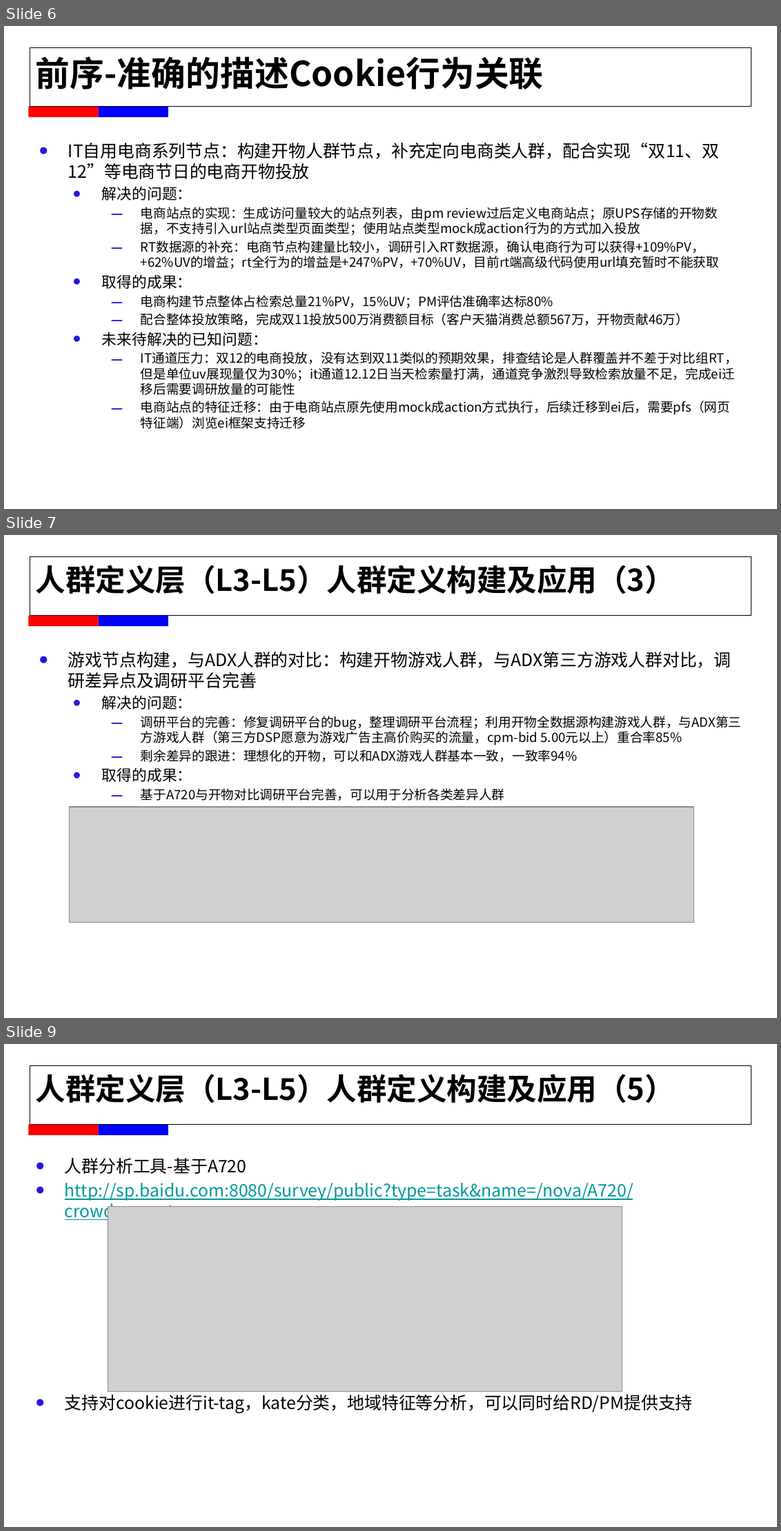
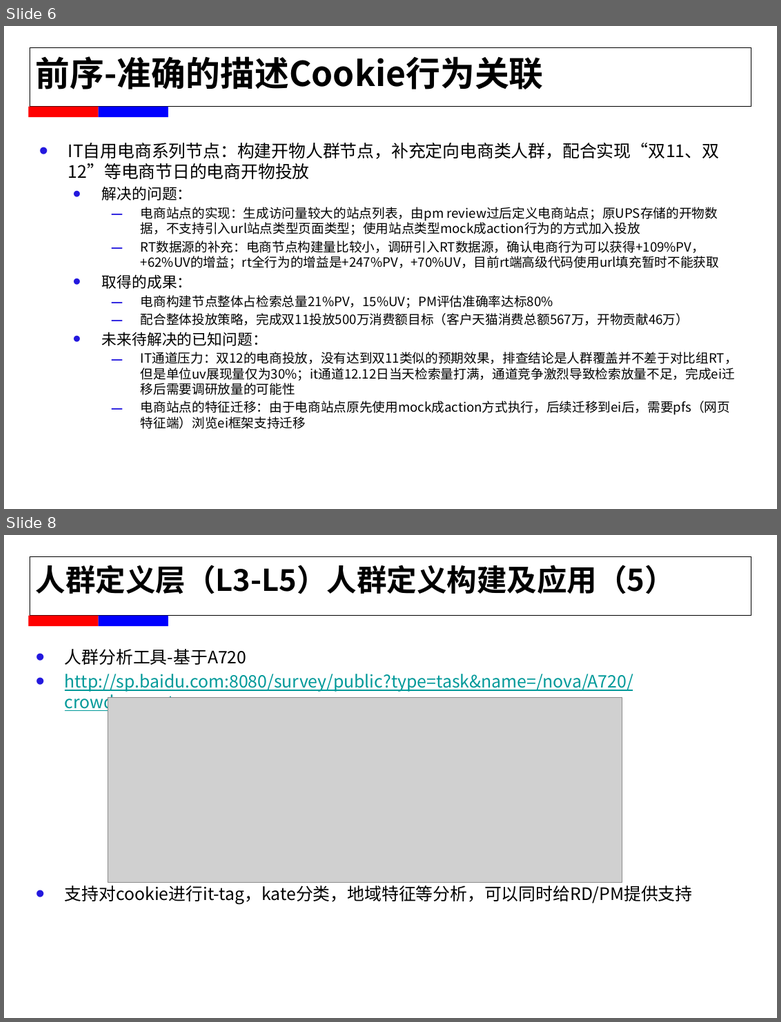
Before and after one commit to alexxyjiang/baidu-tech-report, a slide deck: For T5/蒋学渊_2015年春工作述职.pptx. Shown one above the other, each under a label of ours: slides 6, 7 and 9 before the commit, slides 6 and 8 after it; the slides between them are not shown. The pictures are 781x1531 and 781x1022 pixels, drawn with LibreOffice and Linux fonts; fonts in the diff are those of the drawing; grey boxes stand for pictures; background and template pictures are left out. Boxes give left, top, right and bottom in pixels: in the first picture for what was removed or moved away, otherwise in the second. Text is boxed around its words. In the diff, an @@ line names an element or a change of style, - is before the commit and + after.

```diff
--- a/For T5/蒋学渊_2015年春工作述职.pptx
+++ b/For T5/蒋学渊_2015年春工作述职.pptx
@@ slide 7 removed at <box>4,535,777,1018</box>, background #FFFFFF; not listed: 4 template elements that a slide beside it also shows @@
@@ text removed at <box>36,565,675,594</box> @@
-人群定义层（L3-L5）人群定义构建及应用（3）
@@ text removed at <box>68,652,742,801</box> @@
-• 游戏节点构建，与ADX人群的对比：构建开物游戏人群，与ADX第三方游戏人群对比，调研差异点及调研平台完善
-    • 解决的问题：
-      – 调研平台的完善：修复调研平台的bug，整理调研平台流程；利用开物全数据源构建游戏人群，与ADX第三方游戏人群（第三方DSP愿意为游戏广告主高价购买的流量，cpm-bid 5.00元以上）重合率85%
-      – 剩余差异的跟进：理想化的开物，可以和ADX游戏人群基本一致，一致率94%
-    • 取得的成果：
-      – 基于A720与开物对比调研平台完善，可以用于分析各类差异人群
@@ picture removed at <box>69,807,693,923</box> @@
@@ what was slide 9 is now slide 8 @@
```
Also in this commit, not shown: 4 slides changed, 1 slide added, 1 other slide removed, 6 other files.
